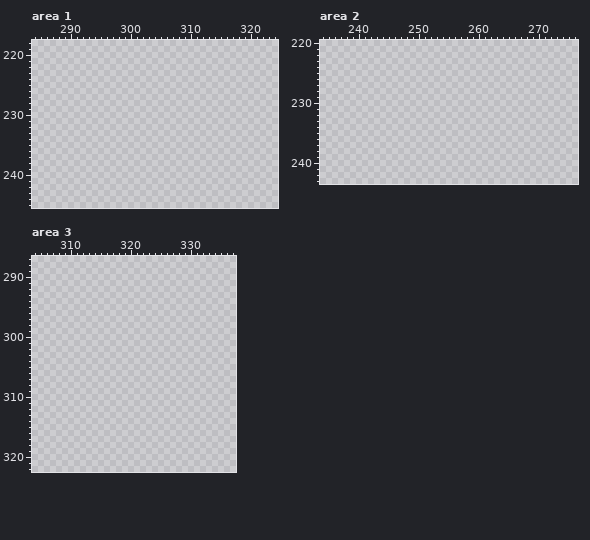
File history of a pixel-art file, Assets/Resources/Tileset.ase. The picture above was drawn from the file before the commit.
400x400 pixels, 1 frame. Pixels under 10% opacity are left out. Colours within 5 levels of each other are drawn and written as one. Shown: area 1: x 284..324, y 218..245; area 2: x 234..276, y 220..243; area 3: x 304..337, y 287..322.
The same view after the edit:
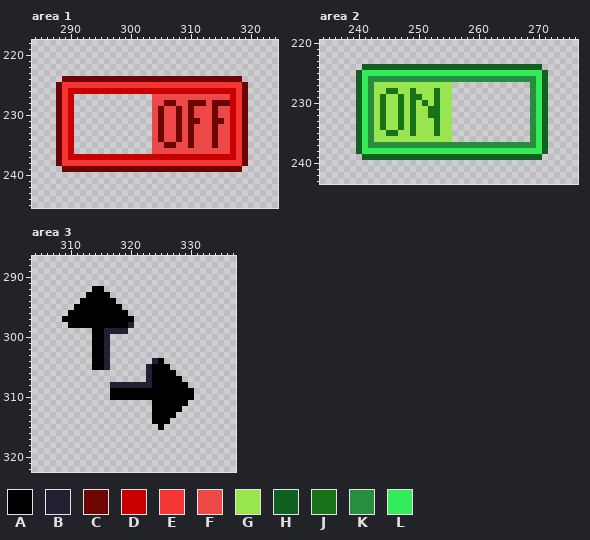
Palette (. is transparent): A #000000  B #222034  C #6d0505  D #c80000  E #f63535  F #ed4848  G #99e550  H #115f21  J #187218  K #288d3d  L #32ec59
Diff:
Area 1:
There is now colour C in row 224 at x 289 to 318; in rows 225 to 227 at x 288 and 319; in row 228 at x 288, 306 to 307, 310 to 312, 314 to 316 and 319; in rows 229 to 230 at x 288, 305, 308, 310, 314 and 319; in row 231 at x 288, 305, 308, 310 to 311, 314 to 315 and 319; in rows 232 to 234 at x 288, 305, 308, 310, 314 and 319.
There is now colour C in row 235 at x 288, 306 to 307, 310, 314 and 319; in rows 236 to 238 at x 288 and 319; in row 239 at x 289 to 318.
There is now colour D in row 226 at x 290 to 317; in rows 227 to 236 at x 290 and 317; in row 237 at x 290 to 317.
There is now colour E in row 225 at x 289 to 318; in rows 226 to 237 at x 289 and 318; in row 238 at x 289 to 318.
There is now colour F in row 227 at x 304 to 316; in row 228 at x 304 to 305, 308 to 309 and 313; in rows 229 to 230 at x 304, 306 to 307, 309, 311 to 313 and 315 to 316; in row 231 at x 304, 306 to 307, 309, 312 to 313 and 316; in rows 232 to 234 at x 304, 306 to 307, 309, 311 to 313 and 315 to 316; in row 235 at x 304 to 305, 308 to 309, 311 to 313 and 315 to 316.
There is now colour F in row 236 at x 304 to 316.
Area 2:
There is now colour G in row 227 at x 243 to 255; in row 228 at x 243 to 244, 247 to 248, 250 to 252 and 254 to 255; in row 229 at x 243, 245 to 246, 248, 251 to 252 and 254 to 255; in row 230 at x 243, 245 to 246, 248, 250, 252 and 254 to 255; in rows 231 to 232 at x 243, 245 to 246, 248, 250 to 251 and 254 to 255; in rows 233 to 234 at x 243, 245 to 246, 248, 250 to 252 and 254 to 255.
There is now colour G in row 235 at x 243 to 244, 247 to 248, 250 to 252 and 254 to 255; in row 236 at x 243 to 255.
There is now colour H in row 224 at x 241 to 270; in rows 225 to 238 at x 240 and 271; in row 239 at x 241 to 270.
There is now colour J in row 228 at x 245 to 246, 249 and 253; in row 229 at x 244, 247, 249 to 250 and 253; in row 230 at x 244, 247, 249, 251 and 253; in rows 231 to 232 at x 244, 247, 249 and 252 to 253; in rows 233 to 234 at x 244, 247, 249 and 253; in row 235 at x 245 to 246, 249 and 253.
There is now colour K in row 226 at x 242 to 269; in rows 227 to 236 at x 242 and 269; in row 237 at x 242 to 269.
There is now colour L in row 225 at x 241 to 270; in rows 226 to 237 at x 241 and 270; in row 238 at x 241 to 270.
Area 3:
There is now colour A in row 292 at x 314 to 315; in row 293 at x 313 to 316; in row 294 at x 312 to 317; in row 295 at x 311 to 318; in row 296 at x 310 to 319; in row 297 at x 309 to 320.
There is now colour A in row 298 at x 310 to 319; in rows 299 to 303 at x 314 to 315; in row 304 at x 314 to 315 and 325; in row 305 at x 314 to 315 and 324 to 326; in row 306 at x 324 to 327; in row 307 at x 324 to 328.
There is now colour A in row 308 at x 324 to 329; in rows 309 to 310 at x 317 to 330; in row 311 at x 324 to 329; in row 312 at x 324 to 328; in row 313 at x 324 to 327; in row 314 at x 324 to 326.
There is now colour A in row 315 at x 325.
There is now colour B in row 298 at x 320; in row 299 at x 316 to 319; in rows 300 to 303 at x 316; in row 304 at x 316 and 324; in row 305 at x 316 and 323; in rows 306 to 307 at x 323.
There is now colour B in row 308 at x 317 to 323.
Changed places in both pictures, as pixel boxes (x1, y1, x2, y2):
added: (56, 76, 248, 172)
added: (356, 64, 548, 160)
added: (62, 286, 194, 430)
